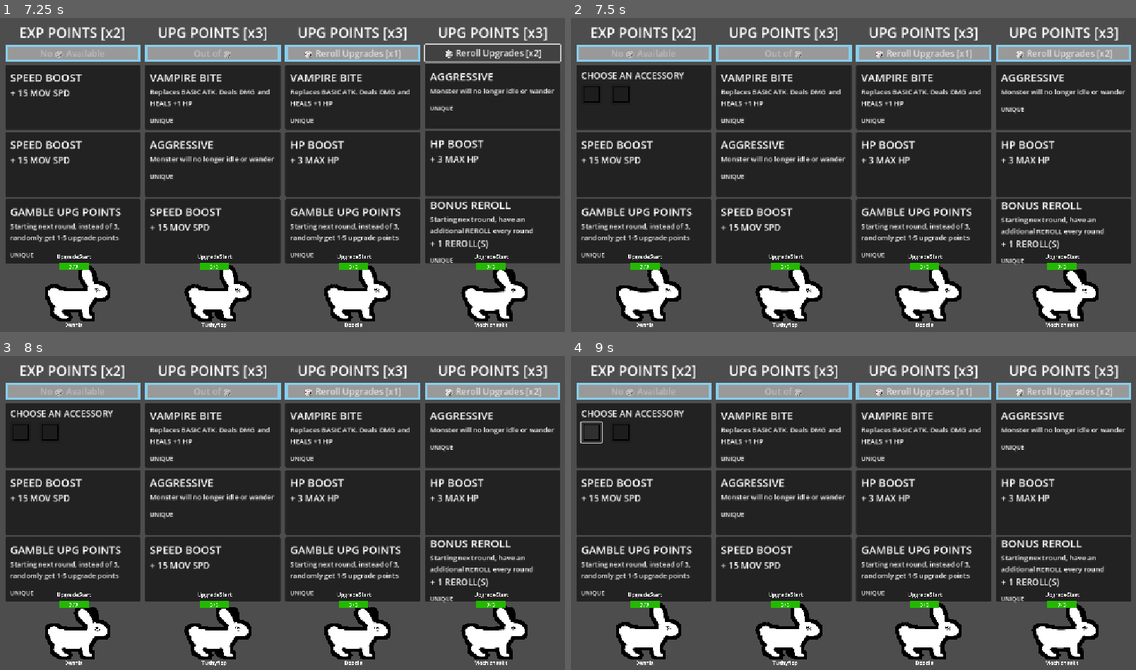
Above: before the commit, frames 1-4 (two rows, left to right).
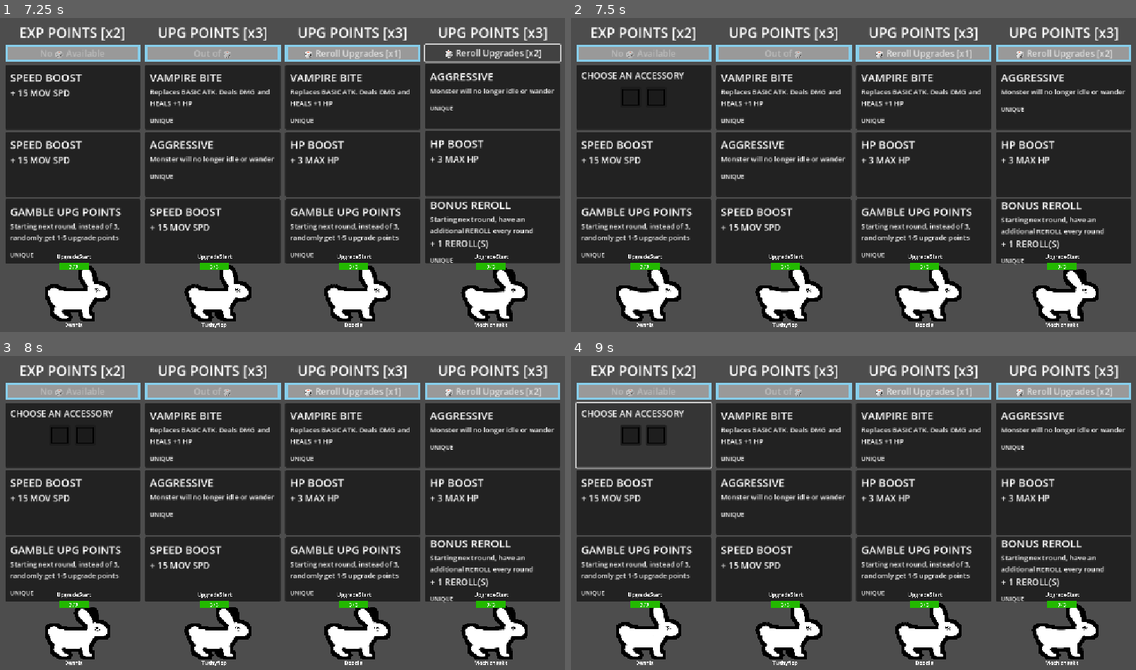
Above: after the commit, the same moments.

Repository: Galitie/tm2
Game: Godot game, scene res://test_scene.tscn
The game is run twice, just before and just after one commit, with the same random seed, the same clock (stepped at 60 frames per second) and the same inputs.
Inputs (mouse positions are in pixels of both pictures, inside the frame that each line leads up to):
- Up to frame 1 (7.25 s): tap Enter (ui_accept) at 0.5, 0.77, 1.52, 3.02, 3.77 s; move the mouse to (406, 162) at 0.52 s; click (406, 162) at 0.67 s; move the mouse to (169, 193) at 1.27 s; click (169, 193) at 1.42 s; move the mouse to (339, 105) at 2.02 s; click (339, 105) at 2.17 s; move the mouse to (254, 240) at 2.77 s; click (254, 240) at 2.92 s; move the mouse to (452, 225) at 3.52 s; click (452, 225) at 3.67 s; click (73, 96) at 4.27 s; click "🎲 Reroll Upgrades [x2]" at 5 s; click "🎲 Reroll Upgrades [x1]" at 5.75 s; click "🎲 Reroll Upgrades [x3]" at 6.5 s
- Up to frame 2 (7.5 s): click (644, 96) at 7.27 s
- Up to frame 3 (8 s): no input
- Up to frame 4 (9 s): click (644, 434) at 8 s; click (593, 431) at 8.77 s

Frame 1 is identical in both runs. In frame 2, 0.1% of the frame differs, in the area x 2-17%, y 21-28%; in frame 3, 0.1%; in frame 4, 0.6%, in the area x 0-25%, y 14-36%.

Commit message:
Added focus to accessory menu

Diff:
--- a/Cards/card.gd
+++ b/Cards/card.gd
@@ -5,6 +5,7 @@
 var upgrade_panel : PlayerUpgradePanel
 @onready var accessory_panel = $AccessoryInfo
 @onready var card_info_panel = $CardInfo
+var accessories  = []
 
 func _process(_delta):
 	pass
@@ -41,12 +42,12 @@
 		%Tags.text += "UNIQUE"
 
 	for accessory in chosen_resource.accessories:
-		var panel = Panel.new()
+		var panel = PanelContainer.new()
 		var button = Button.new()
 		button.icon = accessory.image
 		panel.add_child(button)
 		$AccessoryInfo/MarginContainer/VBoxContainer/Accessories.add_child(panel)
-
+		accessories.append(panel)
 
 func reset_card():
 	%Description.visible = false
--- a/Cards/card.tscn
+++ b/Cards/card.tscn
@@ -32,6 +32,7 @@
 [node name="VBoxContainer" type="VBoxContainer" parent="AccessoryInfo/MarginContainer"]
 layout_mode = 2
 theme = ExtResource("1_8erfr")
+theme_override_constants/separation = 10
 
 [node name="TitleDescription" type="VBoxContainer" parent="AccessoryInfo/MarginContainer/VBoxContainer"]
 layout_mode = 2
@@ -47,7 +48,8 @@
 [node name="Accessories" type="HBoxContainer" parent="AccessoryInfo/MarginContainer/VBoxContainer"]
 layout_mode = 2
 theme = ExtResource("1_8erfr")
-theme_override_constants/separation = 60
+theme_override_constants/separation = 10
+alignment = 1
 
 [node name="CardInfo" type="Button" parent="."]
 layout_mode = 2
--- a/UI/player_upgrade_panel.gd
+++ b/UI/player_upgrade_panel.gd
@@ -13,6 +13,7 @@
 var current_user_position_in_button_array : int = 0
 var new_stylebox_normal = StyleBoxFlat.new()
 
+var current_user_position_in_accessory_array : int = 0
 
 
 func _ready():
@@ -27,6 +28,7 @@
 			reroll_button.add_theme_stylebox_override("normal", new_stylebox_normal)
 			reroll_button.add_theme_stylebox_override("disabled", new_stylebox_normal)
 		var dpad_vertical_input: int =  Controller.IsButtonJustPressed(player.controller_port, JOY_BUTTON_DPAD_DOWN) - Controller.IsButtonJustPressed(player.controller_port, JOY_BUTTON_DPAD_UP)
+		var dpad_horizontal_input: int =  Controller.IsButtonJustPressed(player.controller_port, JOY_BUTTON_DPAD_RIGHT) - Controller.IsButtonJustPressed(player.controller_port, JOY_BUTTON_DPAD_LEFT)
 
 		if Controller.IsButtonJustPressed(player.controller_port, JOY_BUTTON_DPAD_DOWN) || Controller.IsButtonJustPressed(player.controller_port, JOY_BUTTON_DPAD_UP):
 			current_user_position_in_button_array += dpad_vertical_input
@@ -54,6 +56,10 @@
 			if button == reroll_button:
 				_on_button_pressed()
 			else:
+				if button.chosen_resource.accessories.size() > 0:
+					current_user_position_in_accessory_array = 0
+					var accessory_button = button.accessories[current_user_position_in_accessory_array]
+					accessory_button.add_theme_stylebox_override("panel", new_stylebox_normal)
 				button._on_button_pressed()
 
 		var button = button_array[current_user_position_in_button_array]
@@ -63,7 +69,19 @@
 
 		if Controller.IsButtonJustPressed(player.controller_port, JOY_BUTTON_DPAD_LEFT) and button != reroll_button || Controller.IsButtonJustPressed(player.controller_port, JOY_BUTTON_DPAD_RIGHT) and button != reroll_button:
 			if button.accessory_panel.visible:
-				print("moving left or right in the accessory menu")
+				print(current_user_position_in_accessory_array)
+				current_user_position_in_accessory_array += dpad_horizontal_input
+				print(current_user_position_in_accessory_array)
+				if current_user_position_in_accessory_array <= -1:
+					current_user_position_in_accessory_array = button.accessories.size() - 1
+				if current_user_position_in_accessory_array >= button.accessories.size():
+					current_user_position_in_accessory_array = 0
+				print(current_user_position_in_accessory_array)
+				var accessory_button = button.accessories[current_user_position_in_accessory_array]
+				accessory_button.add_theme_stylebox_override("panel", new_stylebox_normal)
+				for other_button in button.accessories:
+					if other_button != accessory_button:
+						other_button.remove_theme_stylebox_override("panel")
 	else:
 		var button = button_array[current_user_position_in_button_array]
 		if button == reroll_button:
Not shown, changed: Todo.txt
